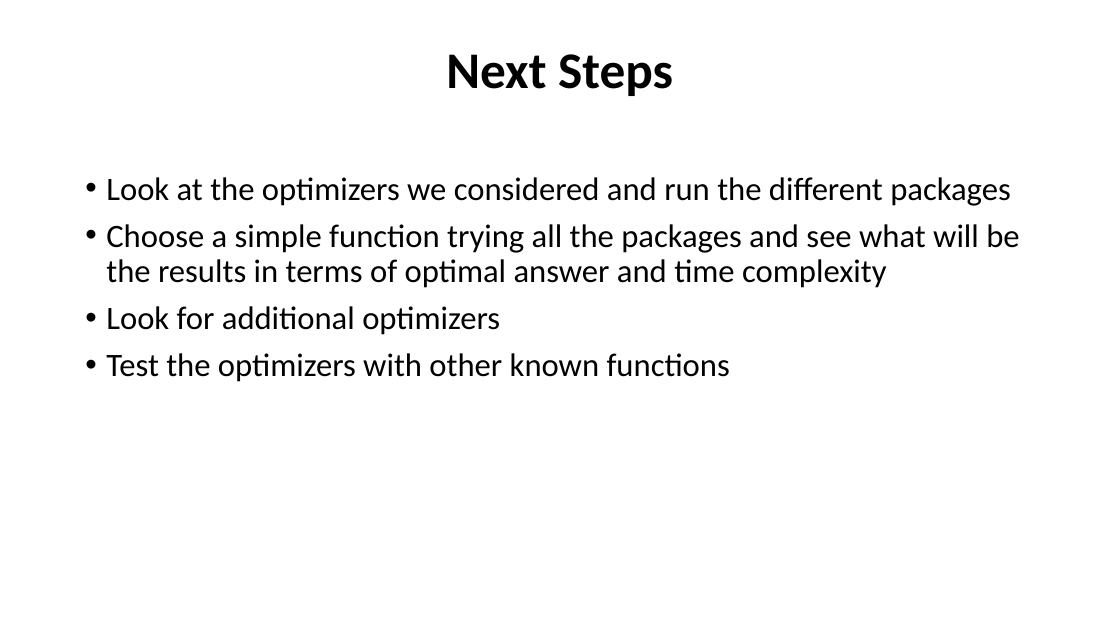
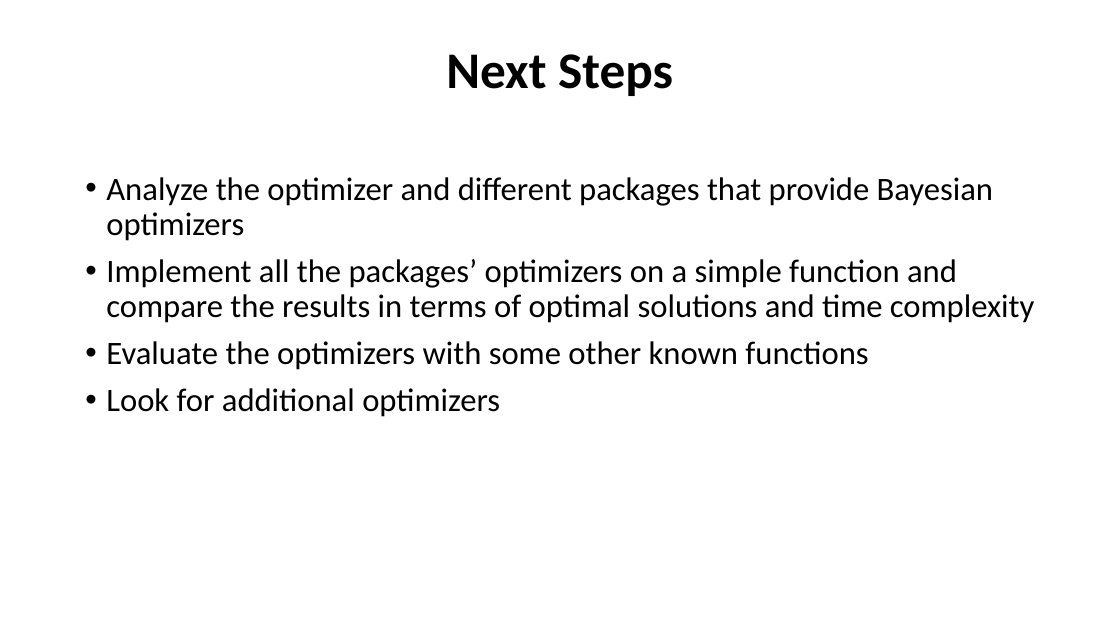
Before and after one commit to Optimistic-Optimizers/Black-Box-Optimization, a slide deck: slide 7 of Exploring Various Optimizers (1).pptx. Drawn at 1120x630 pixels with LibreOffice and Linux fonts; fonts in the diff are those of the drawing. Boxes give left, top, right and bottom in pixels: in the first picture for what was removed or moved away, otherwise in the second. Text is boxed around its words. In the diff, an @@ line names an element or a change of style, - is before the commit and + after.

Commit message:
update-3

```diff
--- a/Exploring Various Optimizers (1).pptx
+++ b/Exploring Various Optimizers (1).pptx
@@ text at (106, 177, 1034, 370): text changed @@
-• Look at the optimizers we considered and run the different packages
-• Choose a simple function trying all the packages and see what will be the results in terms of optimal answer and time complexity
+• Analyze the optimizer and different packages that provide Bayesian optimizers
+• Implement all the packages’ optimizers on a simple function and compare the results in terms of optimal solutions and time complexity
+• Evaluate the optimizers with some other known functions
@@ text at (106, 353, 730, 382): paragraph removed @@
-• Test the optimizers with other known functions
```
